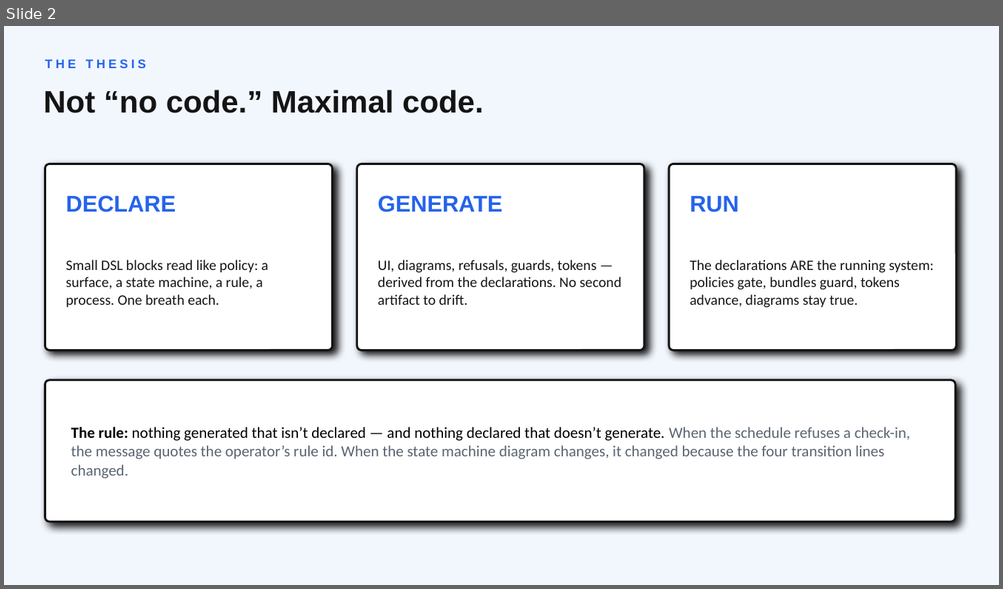
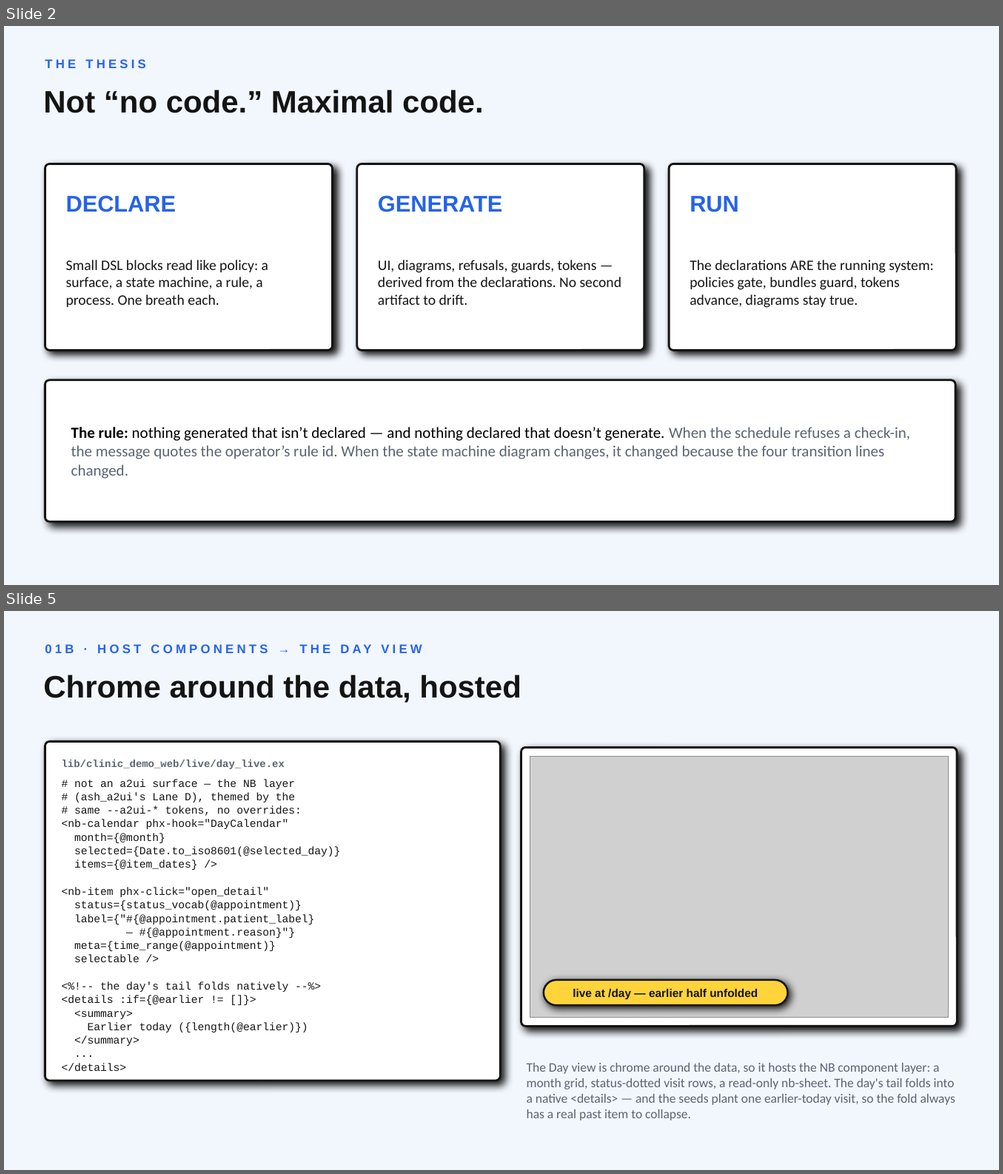
Before and after one commit to lukegalea/clinic-demo, a slide deck: docs/capstone-deck.pptx. Shown one above the other, each under a label of ours: slide 2 before the commit, slides 2 and 5 after it; the slides between them are not shown. The pictures are 1003x589 and 1003x1174 pixels, drawn with LibreOffice and Linux fonts; fonts in the diff are those of the drawing; grey boxes stand for pictures. Boxes give left, top, right and bottom in pixels: in the first picture for what was removed or moved away, otherwise in the second. Text is boxed around its words. In the diff, an @@ line names an element or a change of style, - is before the commit and + after.

Commit message:
Seeds: the Day fold gets its earlier-today visit; baselines + deck refreshed; tidewave click-to-source stays off (conflict documented)

```diff
--- a/docs/capstone-deck.pptx
+++ b/docs/capstone-deck.pptx
@@ slide 5 added at <box>4,611,999,1170</box>, background #F2F7FE @@
@@ text added at <box>43,675,521,703</box>, 30 pt, text #141414, bold @@
+Chrome around the data, hosted
@@ rounded rectangle added at <box>45,741,500,1081</box>, fill #FFFFFF, outline #141414 2 pt @@
@@ text added at <box>62,760,284,769</box>, 10 pt, text #5B6472, bold @@
+lib/clinic_demo_web/live/day_live.ex
@@ rounded rectangle added at <box>521,748,957,1027</box>, fill #FFFFFF, outline #141414 2 pt @@
@@ picture added at <box>530,757,948,1017</box> @@
@@ text added at <box>62,779,340,1071</box>, 10.5 pt, text #141414 @@
+# not an a2ui surface — the NB layer
+# (ash_a2ui's Lane D), themed by the
+# same --a2ui-* tokens, no overrides:
+<nb-calendar phx-hook="DayCalendar"
+month={@month}
+selected={Date.to_iso8601(@selected_day)}
+items={@item_dates} />
+<nb-item phx-click="open_detail"
+status={status_vocab(@appointment)}
+label={"#{@appointment.patient_label}
+— #{@appointment.reason}"}
+meta={time_range(@appointment)}
+selectable />
+<%!-- the day's tail folds natively --%>
+<details :if={@earlier != []}>
+<summary>
+Earlier today ({length(@earlier)})
+</summary>
+...
+</details>
@@ rounded rectangle added at <box>543,980,788,1005</box>, fill #FFD43B, outline #141414 1.75 pt @@
@@ text added at <box>572,989,757,999</box>, 11 pt, text #141414, bold @@
+live at /day — earlier half unfolded
@@ text added at <box>526,1063,596,1074</box>, 12 pt, text #2563EB, bold @@
+01B · HOST COMPONENTS → THE DAY VIEW
@@ text added at <box>526,1063,955,1121</box>, 12.5 pt, text #5B6472 @@
+The Day view is chrome around the data, so it hosts the NB component layer: a month grid, status-dotted visit rows, a read-only nb-sheet. The day's tail folds into a native <details> — and the seeds plant one earlier-today visit, so the fold always has a real past item to collapse.
```
Also in this commit, not shown: 1 slide changed, 12 other files.
